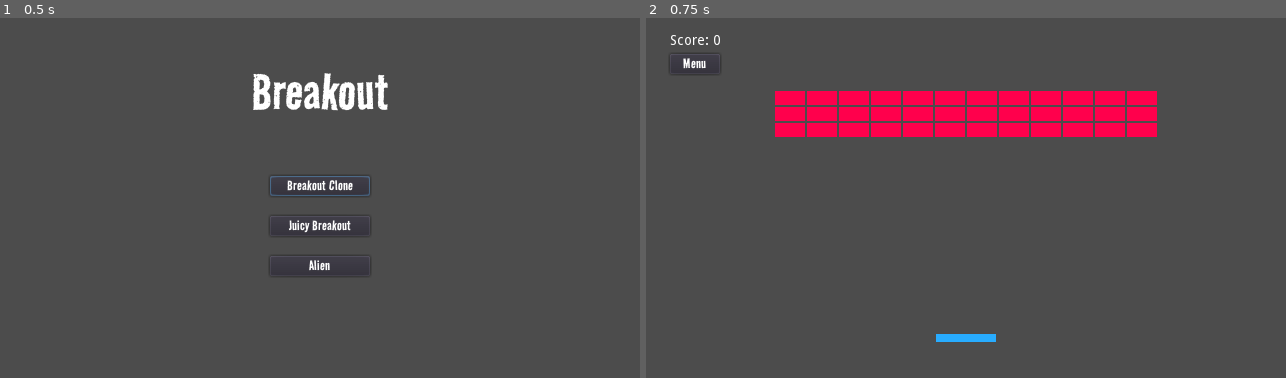
Above: before the commit, frames 1-2 (left to right).
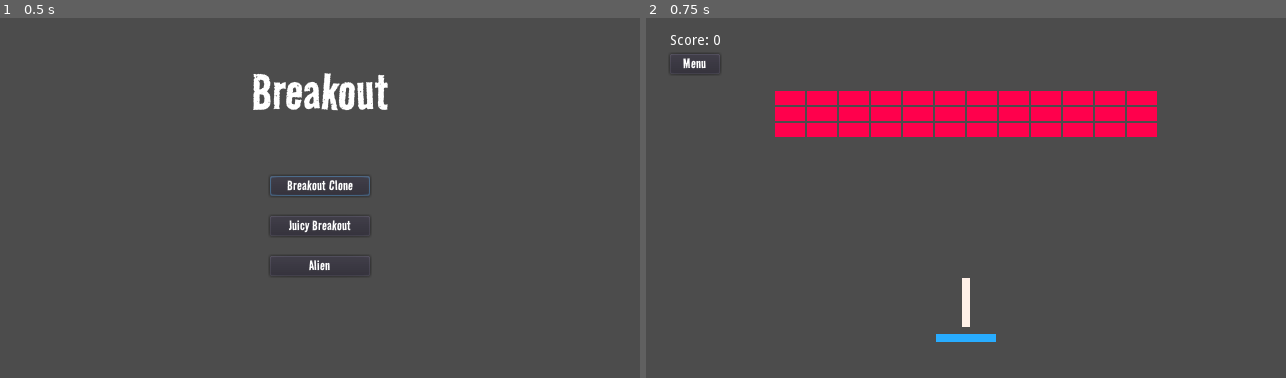
Above: after the commit, the same moments.

Repository: jkao1017/BreakoutGodot
Game: Godot game, scene res://Scenes/TitleScreen.tscn
Same seed, same stepped clock (60 frames per second), same inputs: the game is played once before the commit and once after it.
Inputs:
- Up to frame 1 (0.5 s): no input
- Up to frame 2 (0.75 s): click "Breakout Clone" at 0.5 s

Frame 1 is identical in both runs. In frame 2, 0.2% of the frame differs, in the area x 49-51%, y 72-86%.

Commit message:
Updated paddle to spawn one ball

Diff:
--- a/Scenes/CloneScenes/Paddle.gd
+++ b/Scenes/CloneScenes/Paddle.gd
@@ -2,7 +2,7 @@
 
 
 # Declare member variables here. Examples:
-# var a = 2
+var a = 0
 # var b = "text"
 const ball_scene = preload("res://MiniScenes/Ball.tscn")
 
@@ -16,10 +16,12 @@
 
 func _process(delta):
 	#press enter to spawn another ball
-	if Input.is_action_just_pressed("ui_accept"):
+	if a <= 0:
+		Input.is_action_just_pressed("ui_accept")
 		var ball = ball_scene.instance()
 		ball.position = position-Vector2(0,16)
 		get_tree().get_root().add_child(ball)
+
 	if Input.is_action_pressed("ui_left"):
 		velocity.x = -speed
 
